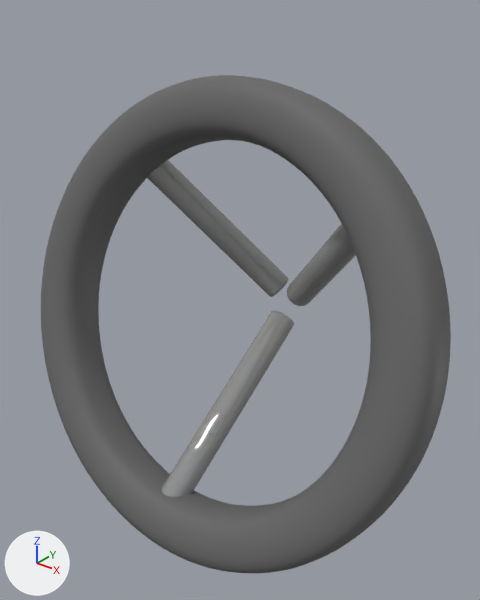
What one commit did to the Blender file assets/models/bumper.blend.
Both versions are drawn from a 50 mm lens placed at (0.78, -0.837, 2.815), pointed at (0.029, 0.102, 2.233). Every picture has the same lights, and +X, +Y and +Z are marked at lower left. The same objects are shown in both versions, whatever each file hides.

In view in the first picture: 'Wheel', 'WheelSupport'.
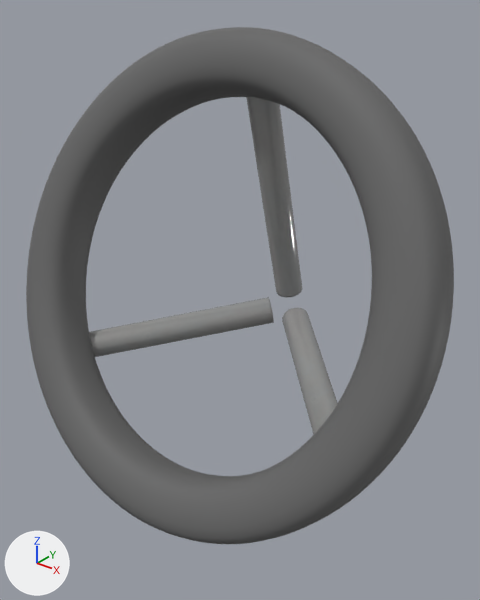
Edits to the bpy script that builds the scene:
```text
Change me_cylinder_003:
    used by ob_wheelsupport; location = (0.0, 0.314, 2.139); rotation_euler = (0.197, -0.774, 0.265), in degrees (11, -44, 15)
    remove me_cylinder_003.from_pydata(...)  # 384 vertices, 294 faces; spans x -0.324..0.456, y -0.424..0.05, z -0.099..0.509
    add me_cylinder_003.from_pydata(...)  # 384 vertices, 294 faces; spans x -0.388..0.388, y -0.308..0.02, z -0.25..0.431
    me_cylinder_003 part 1: the loose piece of 128 vertices spanning x -0.03..0.03, y -0.011..0.05, z 0.034..0.509 is turned 36 degrees about the x axis through its middle, then moved by (0.0, -0.163, -0.051)
    me_cylinder_003 part 2: the loose piece of 128 vertices spanning x -0.03..0.03, y -0.011..0.05, z 0.034..0.509 is copied, and the copy is multiplied about its middle by the matrix ((-0.5, -0.509, -0.701), (0.0, 0.809, -0.588), (0.866, -0.294, -0.404)), then moved by (-0.2, -0.163, -0.398); it spans x -0.388..-0.013, y -0.308..0.02, z -0.25..-0.002
    me_cylinder_003 part 3: a new loose piece of 128 vertices spanning x 0.013..0.388, y -0.308..0.02, z -0.25..-0.002, in mat_metal (picture img_worn_shiny_metal_albedo_png)
    me_cylinder_003 part 4: the loose piece of 128 vertices spanning x -0.324..-0.004, y -0.424..-0.002, z -0.099..0.011 is deleted
    me_cylinder_003 part 5
    128 vertices are removed from x 0.023..0.456, y -0.252..0.025, z -0.03..0.153
    98 faces are deleted
Change ob_wheel:
    ob_wheel.location: (0.0, 0.037, 2.192) -> (-0.006, 0.025, 2.283)
    ob_wheel.rotation_euler: (1.268, 0.0, 0.0) -> (1.181, 0.0, 0.0)  # degrees (73, 0, 0) -> degrees (68, 0, 0)
Change ob_wheelsupport:
    ob_wheelsupport.location: (0.0, 0.314, 2.139) -> (0.0, 0.313, 2.141)
    ob_wheelsupport.rotation_euler: (0.197, -0.774, 0.265) -> (-0.378, 0.0, 0.0)  # degrees (11, -44, 15) -> degrees (-22, 0, 0)
```

Changed parts and their boxes [x1, y1, x2, y2] in the pictures (480 x 600 px; the box of a moved part takes in the faces that stretch with it):
'Wheel', moved, turned
    before: [41, 75, 451, 573]
    after: [26, 27, 454, 544]
'WheelSupport', reshaped, moved, turned
    before: [147, 160, 356, 497]
    after: [89, 96, 338, 435]
part 1 of me_cylinder_003, moved or reshaped
    before: [147, 160, 289, 297]
    after: [246, 96, 302, 297]
part 2 of me_cylinder_003, added
    after: [89, 297, 274, 357]
part 3 of me_cylinder_003, added
    after: [282, 308, 338, 435]
part 4 of me_cylinder_003, deleted
    before: [162, 310, 294, 497]
part 5 of me_cylinder_003, deleted
    before: [287, 223, 356, 306]
